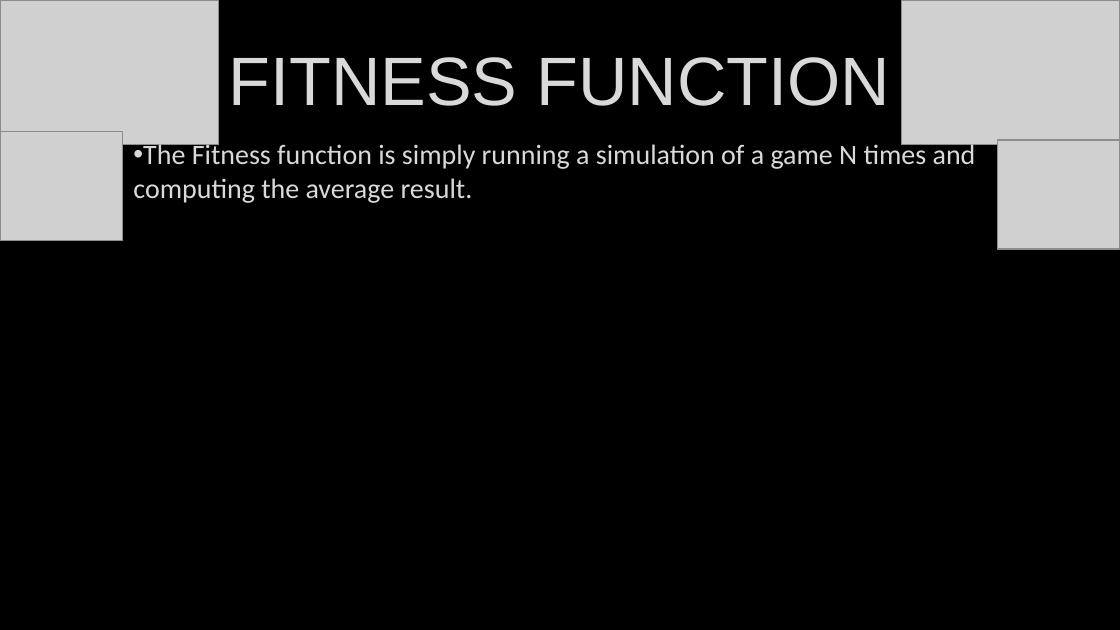
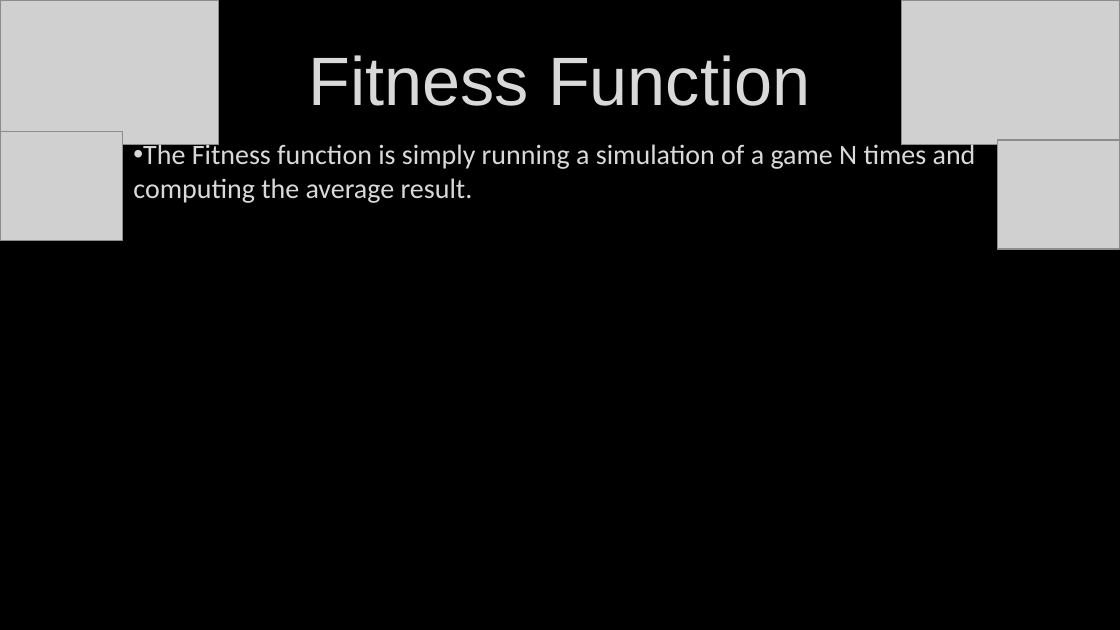
Before and after one commit to Untzi/ec_hanabi, a slide deck: slide 10 of hanabi (1).pptx. Drawn at 1120x630 pixels with LibreOffice and Linux fonts; fonts in the diff are those of the drawing; grey boxes stand for pictures. Boxes give left, top, right and bottom in pixels: in the first picture for what was removed or moved away, otherwise in the second. Text is boxed around its words. In the diff, an @@ line names an element or a change of style, - is before the commit and + after.

Commit message:
updated ppt

```diff
--- a/hanabi (1).pptx
+++ b/hanabi (1).pptx
@@ title at bbox=[309, 55, 810, 106]: text changed @@
-FITNESS FUNCTION
+Fitness Function
```
Also in this commit, not shown: 4 other slides changed, 1 slide added.
